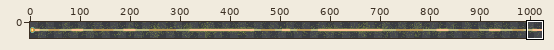
Edited in one commit: pixel-art file (assets/images/laser.aseprite). The first picture is a wide view before the edit; the outline marks the close-up.
Close-up. Earlier state:
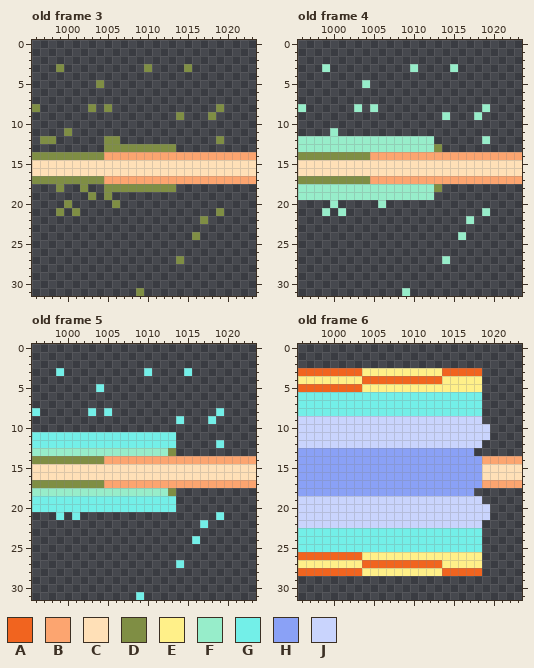
1024x32 pixels, 6 frames. Colours within 5 levels of each other are drawn and written as one. Shown: old frame 3: x 996..1023, y 0..31; old frame 4: x 996..1023, y 0..31; old frame 5: x 996..1023, y 0..31; old frame 6: x 996..1023, y 0..31.
Visible layers, top first: "图层 4", "图层 2", "图层 1", "图层 3".
Palette (. is transparent): A #f1641f  B #fca570  C #ffe0b7  D #7f8e44  E #fff089  F #97edca  G #73efe8  H #8aa1f6  J #c9d4fd
Pixels before, old frame 3, first column x 996:
 3 ...D..........D....D........
 4 ............................
 5 ........D...................
 6 ............................
 7 ............................
 8 D......D.D.............D....
 9 ..................D...D.....
10 ............................
11 ....D.......................
12 .DD......DD............D....
13 .........DDDDDDDDD..........
14 DDDDDDDDDBBBBBBBBBBBBBBBBBBB
15 CCCCCCCCCCCCCCCCCCCCCCCCCCCC
16 CCCCCCCCCCCCCCCCCCCCCCCCCCCC
17 DDDDDDDDDBBBBBBBBBBBBBBBBBBB
18 ...D..D..DDDDDDDDD..........
19 .......D.D..................
20 ....D.....D.................
21 ...D.D.................D....
22 .....................D......
23 ............................
24 ....................D.......
25 ............................
26 ............................
27 ..................D.........
28 ............................
29 ............................
30 ............................
31 .............D..............
Pixels before, old frame 4, first column x 996:
 3 ...F..........F....F........
 4 ............................
 5 ........F...................
 6 ............................
 7 ............................
 8 F......F.F.............F....
 9 ..................F...F.....
10 ............................
11 ....F.......................
12 FFFFFFFFFFFFFFFFF......F....
13 FFFFFFFFFFFFFFFFFD..........
14 DDDDDDDDDBBBBBBBBBBBBBBBBBBB
15 CCCCCCCCCCCCCCCCCCCCCCCCCCCC
16 CCCCCCCCCCCCCCCCCCCCCCCCCCCC
17 DDDDDDDDDBBBBBBBBBBBBBBBBBBB
18 FFFFFFFFFFFFFFFFFD..........
19 FFFFFFFFFFFFFFFFF...........
20 ....F.....F.................
21 ...F.F.................F....
22 .....................F......
23 ............................
24 ....................F.......
25 ............................
26 ............................
27 ..................F.........
28 ............................
29 ............................
30 ............................
31 .............F..............
Pixels before, old frame 5, first column x 996:
 3 ...G..........G....G........
 4 ............................
 5 ........G...................
 6 ............................
 7 ............................
 8 G......G.G.............G....
 9 ..................G...G.....
10 ............................
11 GGGGGGGGGGGGGGGGGG..........
12 GGGGGGGGGGGGGGGGGG.....G....
13 FFFFFFFFFFFFFFFFFD..........
14 DDDDDDDDDBBBBBBBBBBBBBBBBBBB
15 CCCCCCCCCCCCCCCCCCCCCCCCCCCC
16 CCCCCCCCCCCCCCCCCCCCCCCCCCCC
17 DDDDDDDDDBBBBBBBBBBBBBBBBBBB
18 FFFFFFFFFFFFFFFFFD..........
19 GGGGGGGGGGGGGGGGGG..........
20 GGGGGGGGGGGGGGGGGG..........
21 ...G.G.................G....
22 .....................G......
23 ............................
24 ....................G.......
25 ............................
26 ............................
27 ..................G.........
28 ............................
29 ............................
30 ............................
31 .............G..............
Pixels before, old frame 6, first column x 996:
 3 AAAAAAAAEEEEEEEEEEAAAAA.....
 4 EEEEEEEEAAAAAAAAAAEEEEE.....
 5 AAAAAAAAEEEEEEEEEEEEEEE.....
 6 GGGGGGGGGGGGGGGGGGGGGGG.....
 7 GGGGGGGGGGGGGGGGGGGGGGG.....
 8 GGGGGGGGGGGGGGGGGGGGGGG.....
 9 JJJJJJJJJJJJJJJJJJJJJJJ.....
10 JJJJJJJJJJJJJJJJJJJJJJJJ....
11 JJJJJJJJJJJJJJJJJJJJJJJJ....
12 JJJJJJJJJJJJJJJJJJJJJJJ.....
13 HHHHHHHHHHHHHHHHHHHHHH......
14 HHHHHHHHHHHHHHHHHHHHHHHBBBBB
15 HHHHHHHHHHHHHHHHHHHHHHHCCCCC
16 HHHHHHHHHHHHHHHHHHHHHHHCCCCC
17 HHHHHHHHHHHHHHHHHHHHHHHBBBBB
18 HHHHHHHHHHHHHHHHHHHHHH......
19 JJJJJJJJJJJJJJJJJJJJJJJ.....
20 JJJJJJJJJJJJJJJJJJJJJJJJ....
21 JJJJJJJJJJJJJJJJJJJJJJJJ....
22 JJJJJJJJJJJJJJJJJJJJJJJ.....
23 GGGGGGGGGGGGGGGGGGGGGGG.....
24 GGGGGGGGGGGGGGGGGGGGGGG.....
25 GGGGGGGGGGGGGGGGGGGGGGG.....
26 AAAAAAAAEEEEEEEEEEEEEEE.....
27 EEEEEEEEAAAAAAAAAAEEEEE.....
28 AAAAAAAAEEEEEEEEEEAAAAA.....
New version:
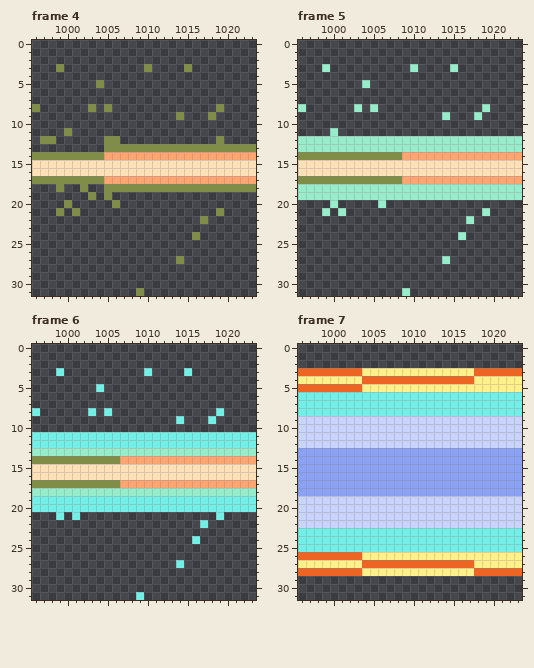
Difference:
frames 6 -> 8
Frame 4 against old frame 3, layer "图层 1":
Colour D is added in row 13 at x 1014 to 1023; in row 18 at x 1014 to 1023.
Frame 5 against old frame 4, layer "图层 1":
Colour D replaces colour B in row 14 at x 1005 to 1008; in row 17 at x 1005 to 1008.
Colour F is added in row 12 at x 1013 to 1018 and 1020 to 1023; in row 13 at x 1014 to 1023; in row 18 at x 1014 to 1023; in row 19 at x 1013 to 1023.
Colour F replaces colour D in row 13 at x 1013; in row 18 at x 1013.
Frame 6 against old frame 5, layer "图层 1":
Colour D replaces colour B in row 14 at x 1005 to 1006; in row 17 at x 1005 to 1006.
Colour F is added in row 13 at x 1014 to 1023; in row 18 at x 1014 to 1023.
Colour F replaces colour D in row 13 at x 1013; in row 18 at x 1013.
Colour G is added in row 11 at x 1014 to 1023; in row 12 at x 1014 to 1018 and 1020 to 1023; in rows 19 to 20 at x 1014 to 1023.
Frame 7 against old frame 6, layer "图层 1":
Colour A is added in row 3 at x 1019 to 1023; in row 28 at x 1019 to 1023.
Colour A replaces colour E in row 4 at x 1014 to 1017; in row 27 at x 1014 to 1017.
Colour E is added in rows 4 to 5 at x 1019 to 1023; in rows 26 to 27 at x 1019 to 1023.
Colour E replaces colour A in row 3 at x 1014 to 1017; in row 28 at x 1014 to 1017.
Colour G is added in rows 6 to 8 at x 1019 to 1023; in rows 23 to 25 at x 1019 to 1023.
Colour H is added in row 13 at x 1018 to 1023; in row 18 at x 1018 to 1023.
Colour H replaces colour B in row 14 at x 1019 to 1023; in row 17 at x 1019 to 1023.
Colour H replaces colour C in rows 15 to 16 at x 1019 to 1023.
Colour J is added in row 9 at x 1019 to 1023; in rows 10 to 11 at x 1020 to 1023; in row 12 at x 1019 to 1023; in row 19 at x 1019 to 1023; in rows 20 to 21 at x 1020 to 1023; in row 22 at x 1019 to 1023.
